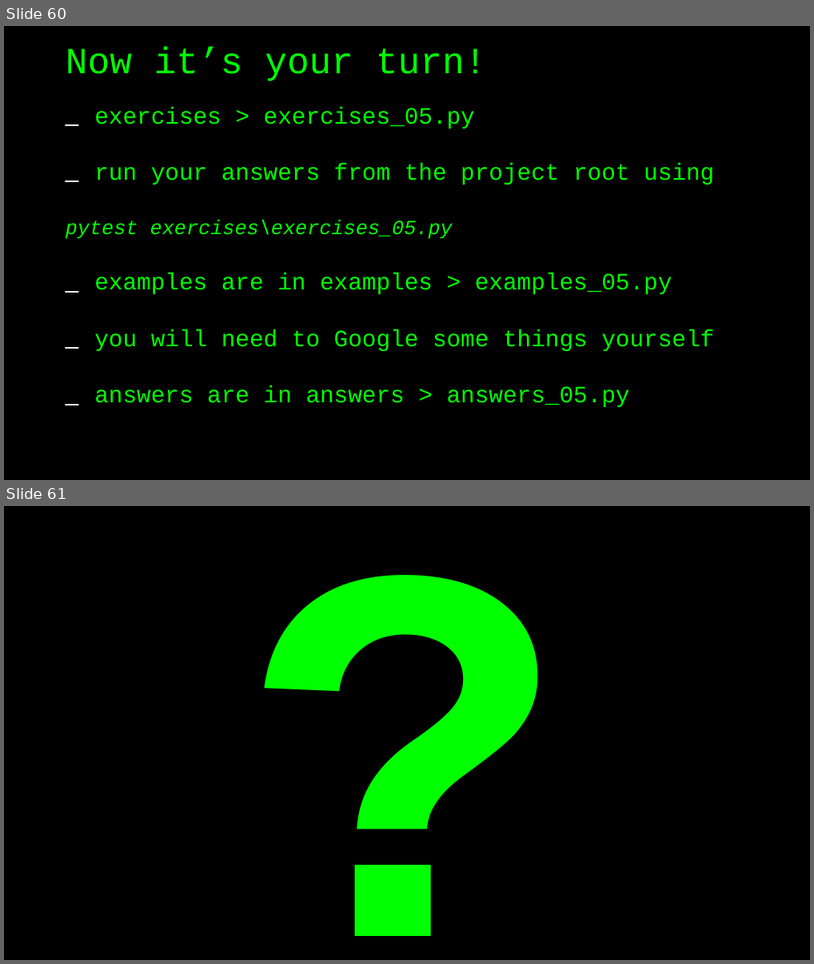
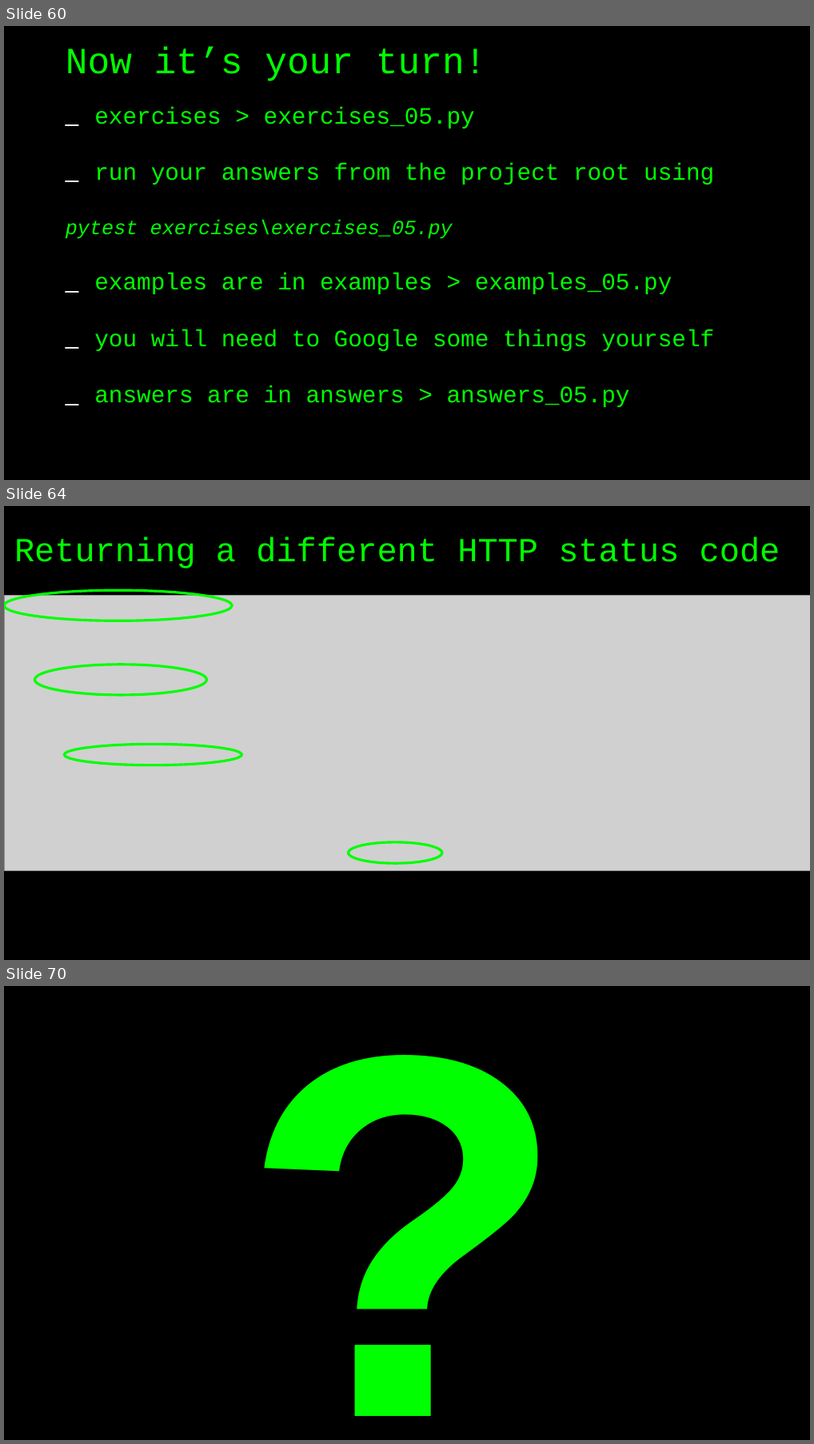
Before and after one commit to basdijkstra/requests-workshop, a slide deck: python-requests-workshop.odp. Shown one above the other, each under a label of ours: slides 60 and 61 before the commit, slides 60, 64 and 70 after it; the slides between them are not shown. The pictures are 814x964 and 814x1444 pixels, drawn with LibreOffice and Linux fonts; fonts in the diff are those of the drawing; grey boxes stand for pictures. Boxes give left, top, right and bottom in pixels: in the first picture for what was removed or moved away, otherwise in the second. Text is boxed around its words. In the diff, an @@ line names an element or a change of style, - is before the commit and + after.

```diff
--- a/python-requests-workshop.odp
+++ b/python-requests-workshop.odp
@@ slide 64 added at (4,506,810,960), background #000000 @@
@@ title added at (14,536,781,568), 40 pt, text #00FF00 @@
+Returning a different HTTP status code
@@ picture added at (4,596,810,870) @@
@@ freeform shape added at (4,590,232,620), outline #00FF00 3 pt @@
@@ freeform shape added at (35,664,207,695), outline #00FF00 3 pt @@
@@ freeform shape added at (65,744,242,765), outline #00FF00 3 pt @@
@@ freeform shape added at (349,842,442,863), outline #00FF00 3 pt @@
@@ what was slide 61 is now slide 70 @@
```
Also in this commit, not shown: 8 other slides added, 6 other files.
